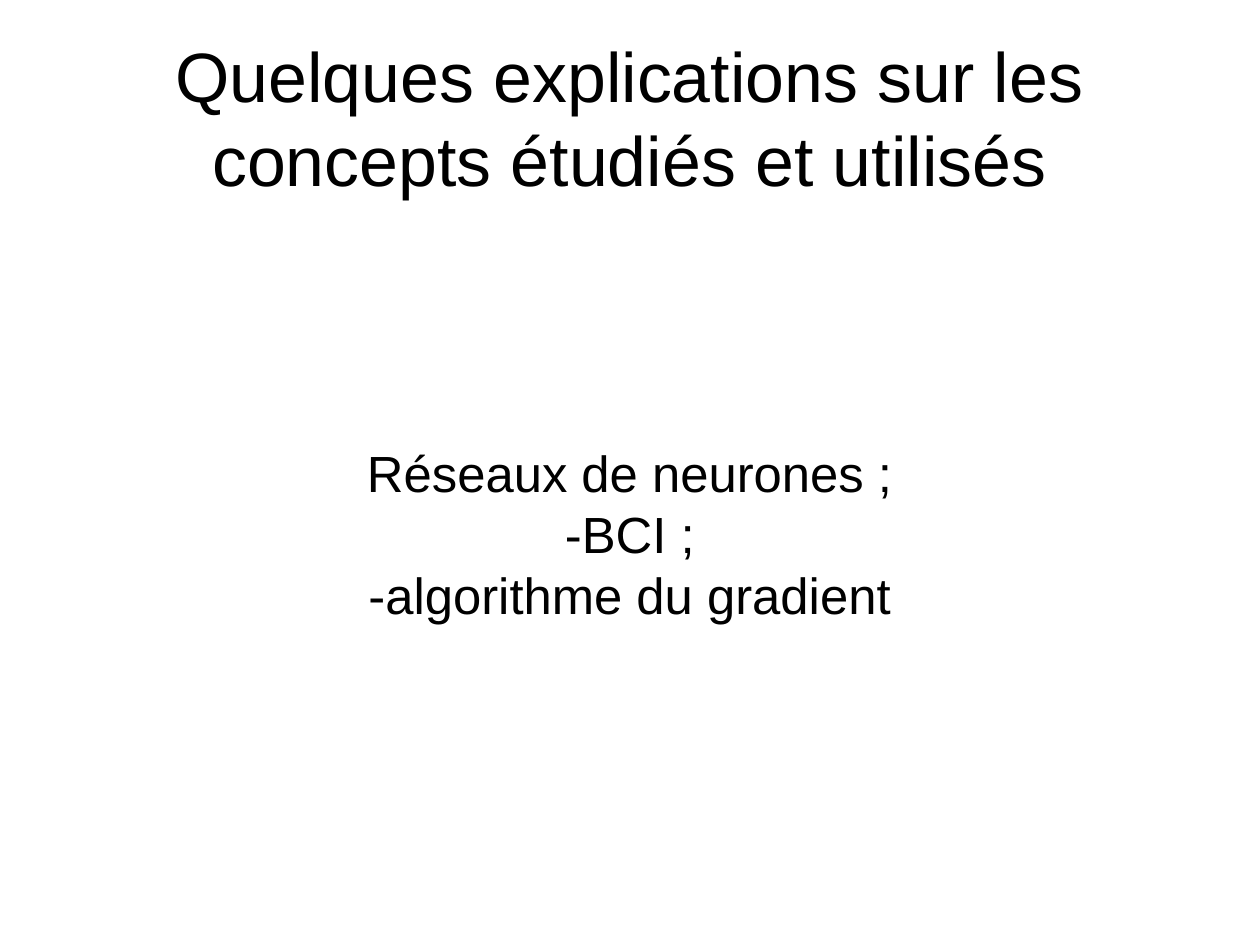
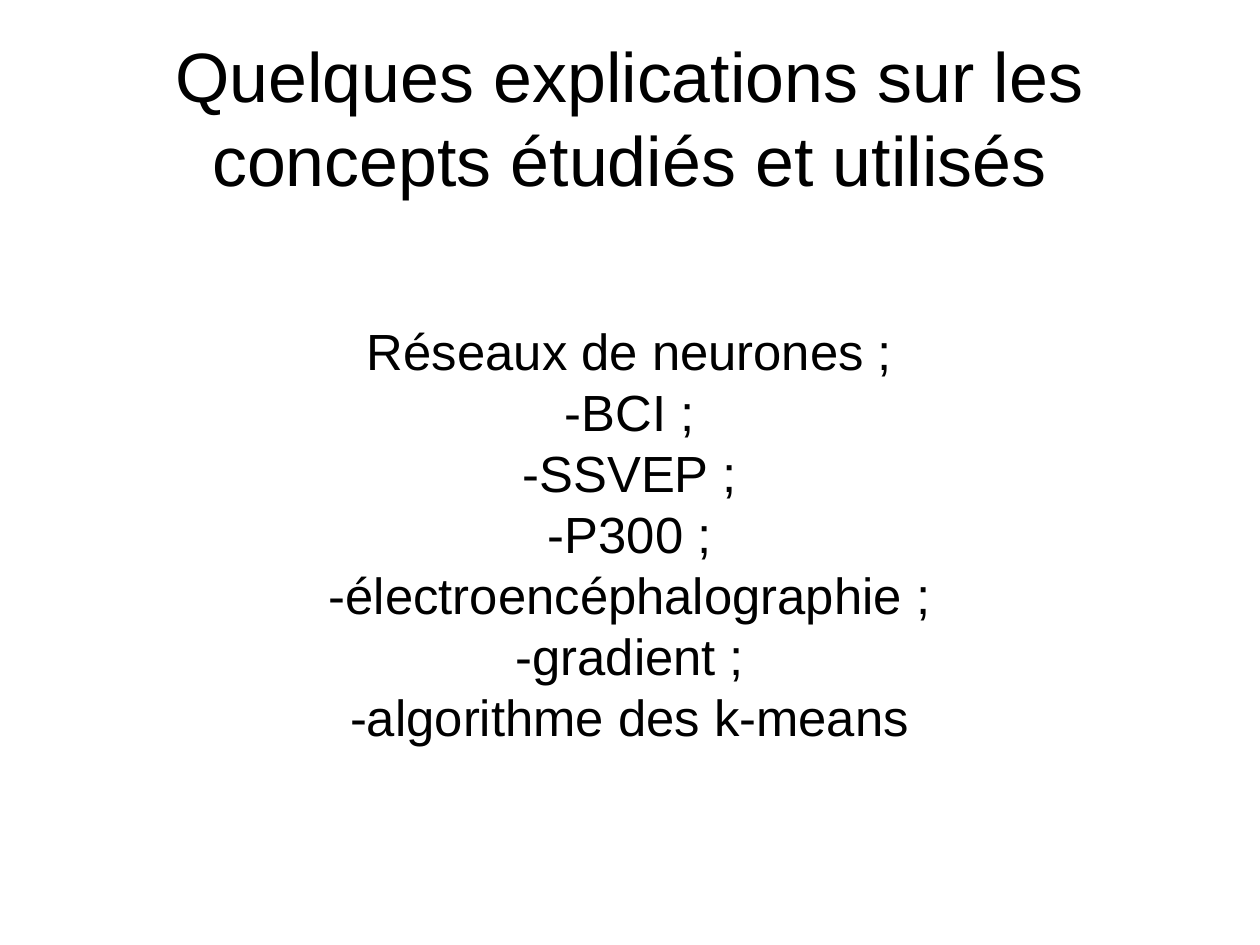
Before and after one commit to nizarAbak-kali/Interface_Cerveau_Machine, a slide deck: slide 3 of presentation/presentation_jury.odp. Drawn at 1260x945 pixels with LibreOffice and Linux fonts; fonts in the diff are those of the drawing. Boxes give left, top, right and bottom in pixels: in the first picture for what was removed or moved away, otherwise in the second. Text is boxed around its words. In the diff, an @@ line names an element or a change of style, - is before the commit and + after.

```diff
--- a/presentation/presentation_jury.odp
+++ b/presentation/presentation_jury.odp
@@ subtitle at <box>329,456,909,746</box>: text changed @@
--algorithme du gradient
+-SSVEP ;
+-P300 ;
+-électroencéphalographie ;
+-gradient ;
+-algorithme des k-means
```
Also in this commit, not shown: 2 other slides changed, 1 slide added, 5 other files.
